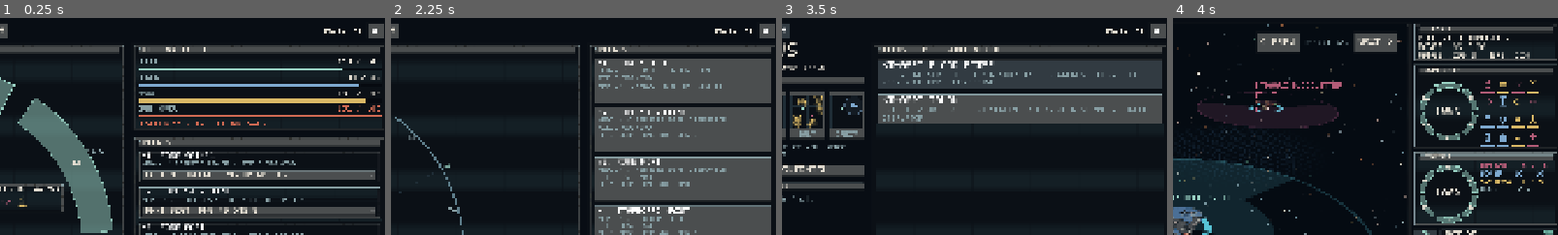
Above: before the commit, frames 1-4 (left to right).
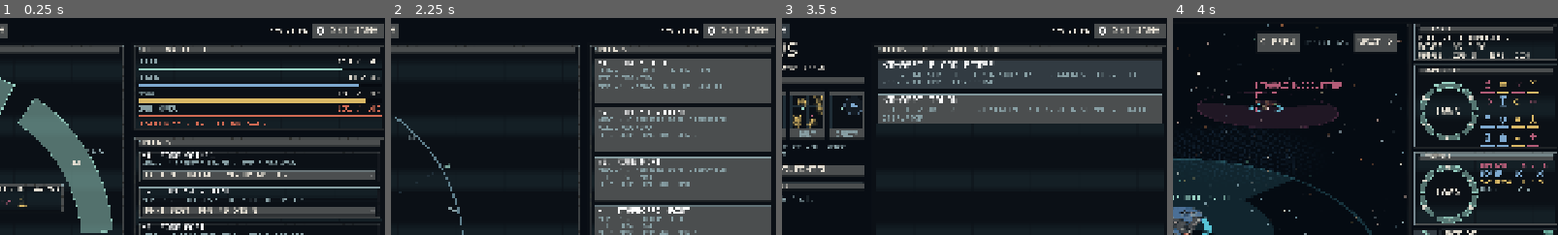
Above: after the commit, the same moments.

Repository: RubenTipparach/the-federation
Game: Godot game, scene res://scenes/main.tscn
Two runs of this game, one before a commit and one after it. Both use one fixed random seed, a clock stepped at 60 frames per second and the inputs below.
Inputs (mouse positions are % of the whole screen's width and height, from its top left; square brackets give the same spot before the commit, where the layout moved):
- Up to frame 1 (0.25 s): no input
- Up to frame 2 (2.25 s): click (95, 3) [98, 3] at 0.5 s; click "Fitting and SSD" at 1.25 s; click "Mounts and arcs" at 2 s
- Up to frame 3 (3.5 s): click "Skirmish" at 2.75 s
- Up to frame 4 (4 s): click "Begin skirmish" at 3.5 s
The pictures show only the part of the screen within x 49-99%, y 0-50%; the shares and areas given below are measured in that part.

The runs differ from the first frame. In frame 1, 1.1% of the frame differs, in the area x 70-98%, y 2-10%; in frame 2, 1.1%; in frame 3, 1.1%; in frame 4, nothing differs.

Commit message:
Make the settings button findable
It was a 48 pixel icon only button carrying a 48 pixel mask squeezed to 20,
in the far corner of the top bar. Two things were wrong with it and both are
the DEBUG button's mistake repeated.

The glyph was eroded. The project filters canvas textures with nearest for
the pixel art, so 48 into 20 is a 2.4 to 1 downsample that drops rows out of
the middle of every tooth. It is 24 now, an exact halving, and the gear
survives it.

And it had no word on it. The mockup argued that an icon beside three words
would read as a fourth screen, which was the wrong thing to optimise for: the
flexible gap before it is what keeps it from reading as a tab, not the
absence of a label. It is now the same height as the tabs, carries the word,
and is 184 wide and fixed like everything else on the bar.

Co-Authored-By: Claude Opus 5 <noreply@anthropic.com>
Claude-Session: https://claude.ai/code/session_01CvwCzyN7nJMTRzM6y36WyC

Diff:
--- a/scenes/main.tscn
+++ b/scenes/main.tscn
@@ -74,19 +74,33 @@
 text = "prototype"
 
 ; The gear. Right end of the bar, past the tabs, because it is the least used
-; thing on the bar and because an icon beside three words does not read as a
-; fourth screen. Fixed size per CLAUDE.md 6.4.
+; thing on the bar.
+;
+; It carries the word as well as the glyph. The mockup had it icon only, on the
+; grounds that an icon beside three words would not read as a fourth screen,
+; and that was wrong in the way the old DEBUG button was wrong: a small dim
+; thing in a corner is a thing nobody finds. The gap before it is what keeps it
+; from reading as a tab, not the absence of a label.
+;
+; icon_max_width is 24 against a 48 pixel mask, which is an exact halving. The
+; project filters canvas textures with nearest for the pixel art, so any other
+; ratio drops rows out of the glyph and eats the teeth. This was 20, and it
+; looked like a smudge.
+;
+; Fixed size per CLAUDE.md 6.4.
 
 [node name="Settings" type="Button" parent="Root/TopBar"]
-custom_minimum_size = Vector2(48, 40)
-custom_maximum_size = Vector2(48, 40)
+custom_minimum_size = Vector2(184, 40)
+custom_maximum_size = Vector2(184, 40)
 propagate_maximum_size = true
 layout_mode = 2
 focus_mode = 0
-expand_icon = true
+clip_text = true
 icon = ExtResource("9")
-tooltip_text = "Settings"
-theme_override_constants/icon_max_width = 20
+text = "Settings"
+tooltip_text = "Designs, instruments, and quitting"
+theme_override_constants/icon_max_width = 24
+theme_override_constants/h_separation = 8
 
 [node name="Content" type="Control" parent="Root"]
 layout_mode = 2
